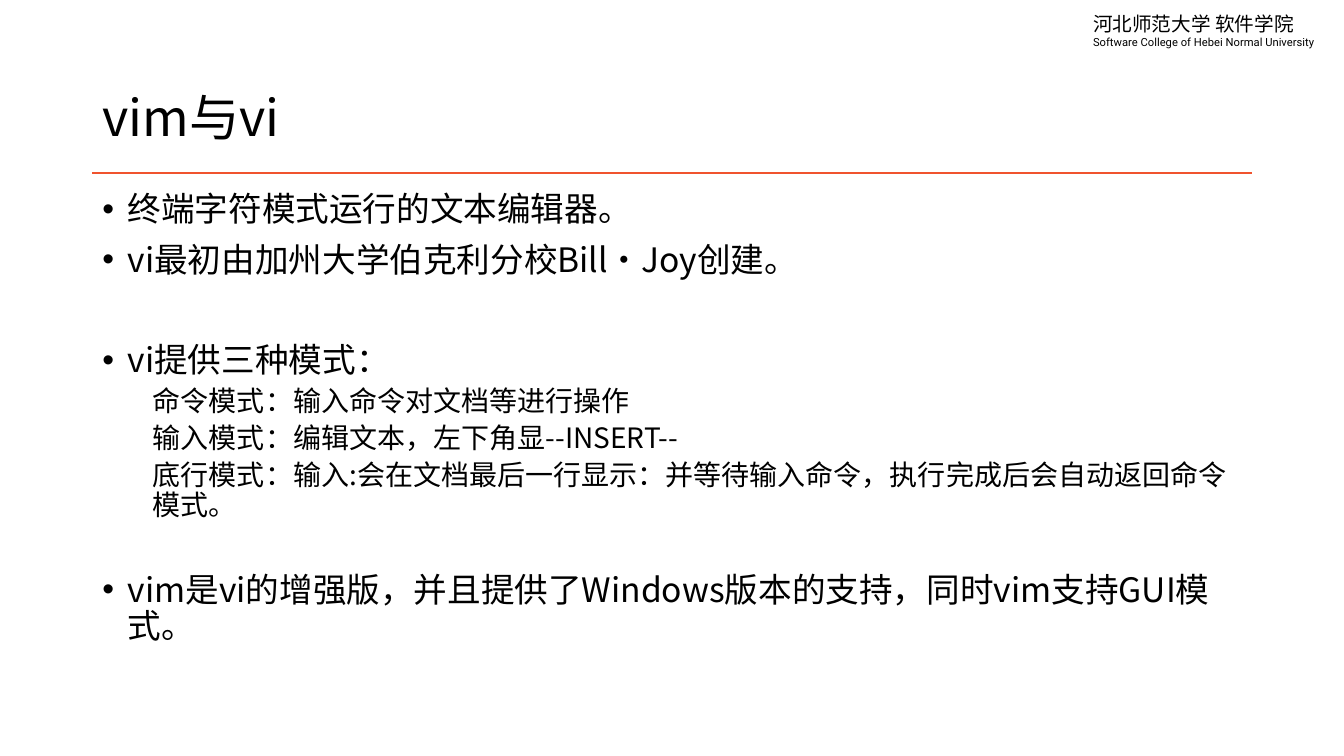
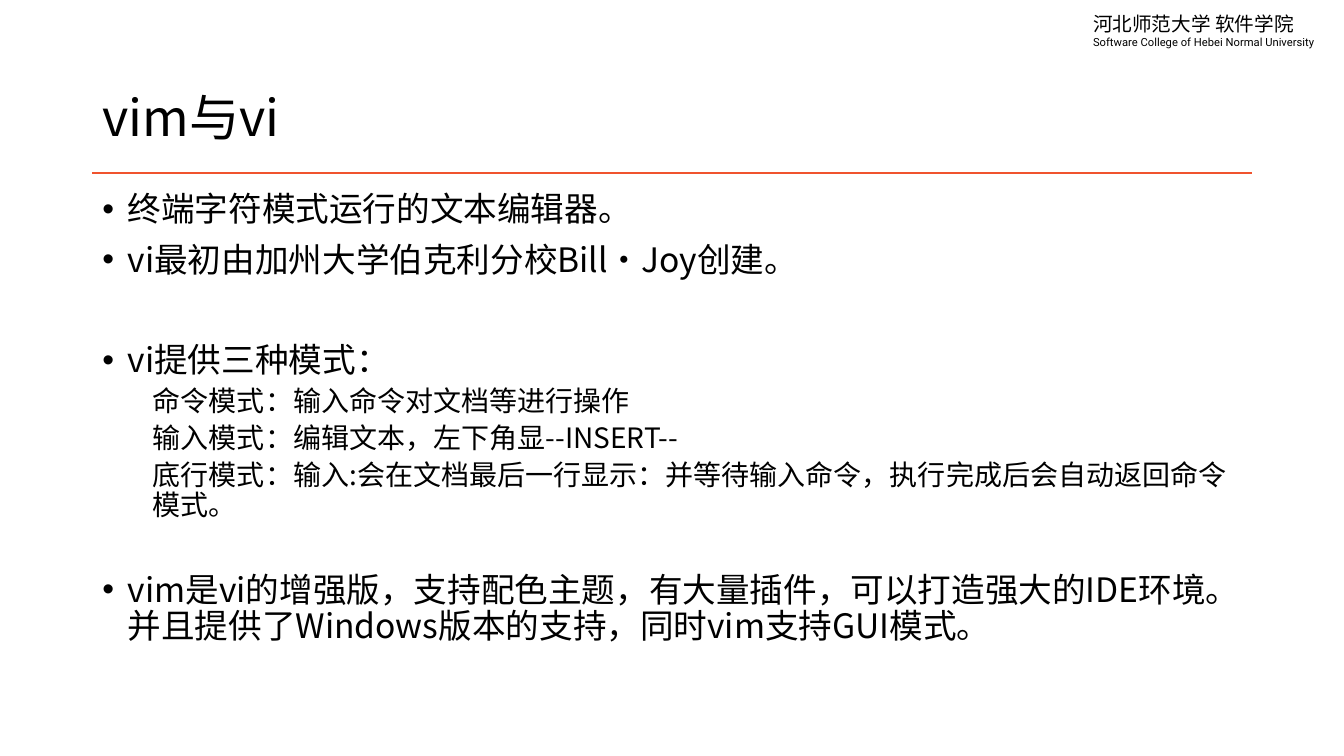
Before and after one commit to edu2act/course-linux-system, a slide deck: slide 4 of materials/slides/ch07-edit-file.pptx. Drawn at 1344x756 pixels with LibreOffice and Linux fonts; fonts in the diff are those of the drawing. Boxes give left, top, right and bottom in pixels: in the first picture for what was removed or moved away, otherwise in the second. Text is boxed around its words. In the diff, an @@ line names an element or a change of style, - is before the commit and + after.

```diff
--- a/materials/slides/ch07-edit-file.pptx
+++ b/materials/slides/ch07-edit-file.pptx
@@ text at box(128, 573, 1240, 642): text changed @@
-• vim是vi的增强版，并且提供了Windows版本的支持，同时vim支持GUI模式。
+• vim是vi的增强版，支持配色主题，有大量插件，可以打造强大的IDE环境。并且提供了Windows版本的支持，同时vim支持GUI模式。
```
Also in this commit, not shown: 1 other slide changed, 1 other file.
